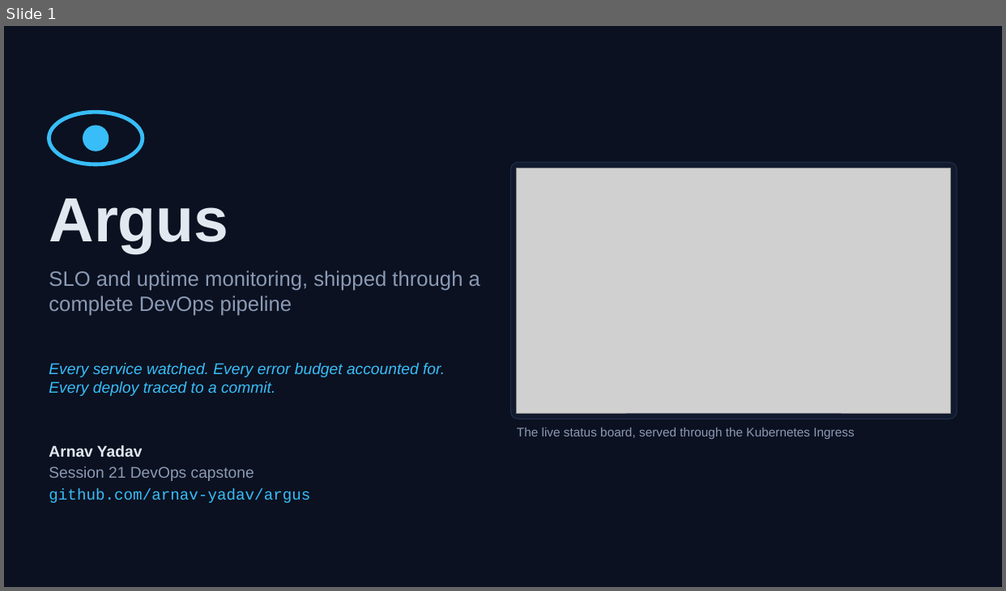
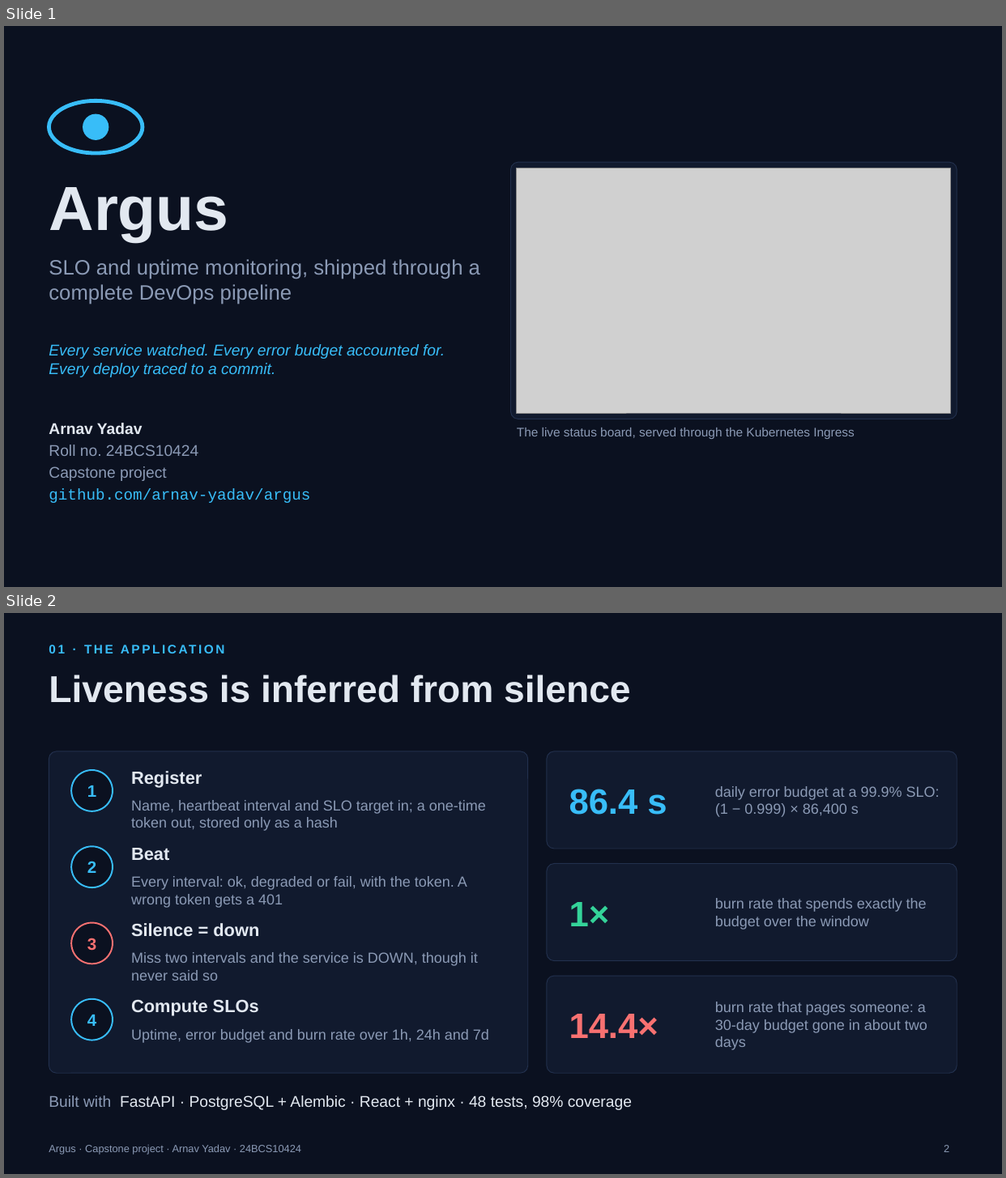
Before and after one commit to arnav-yadav/argus, a slide deck: docs/Argus-presentation.pptx. Shown one above the other, each under a label of ours: slide 1 before the commit, slides 1 and 2 after it. The pictures are 1006x591 and 1006x1178 pixels, drawn with LibreOffice and Linux fonts; fonts in the diff are those of the drawing; grey boxes stand for pictures. Boxes give left, top, right and bottom in pixels: in the first picture for what was removed or moved away, otherwise in the second. Text is boxed around its words. In the diff, an @@ line names an element or a change of style, - is before the commit and + after.

Commit message:
Cut the presentation to seven slides
Sixteen slides was more than a presentation slot allows. The deck now covers the same
delivery chain in seven: the app, the chain, build and ship, run, observe, and the live
demo. It names the project as a capstone with the author's roll number.

```diff
--- a/docs/Argus-presentation.pptx
+++ b/docs/Argus-presentation.pptx
@@ slide 2 added at [4,613,1002,1174], background #0B1120 @@
@@ title added at [49,675,631,703], 36 pt, text #E2E8F0, bold @@
+Liveness is inferred from silence
@@ rounded rectangle added at [49,752,528,1073], fill #111A2E, outline #22304D 0.75 pt @@
@@ rounded rectangle added at [547,752,957,849], fill #111A2E, outline #22304D 0.75 pt @@
@@ ellipse added at [71,770,113,811], fill #0B1120, outline #38BDF8 1.5 pt @@
@@ text added at [131,771,202,787], 17 pt, text #E2E8F0, bold @@
+Register
@@ text added at [87,786,96,797], 16 pt, text #38BDF8, bold @@
+1
@@ text added at [131,800,486,831], 14 pt, text #8B9AB5 @@
+Name, heartbeat interval and SLO target in; a one-time token out, stored only as a hash
@@ text added at [569,789,667,815], 34 pt, text #38BDF8, bold @@
+86.4 s
@@ text added at [715,786,940,817], 14 pt, text #8B9AB5 @@
+daily error budget at a 99.9% SLO: (1 − 0.999) × 86,400 s
@@ ellipse added at [71,846,113,888], fill #0B1120, outline #38BDF8 1.5 pt @@
@@ text added at [131,848,169,860], 17 pt, text #E2E8F0, bold @@
+Beat
@@ text added at [87,861,96,873], 16 pt, text #38BDF8, bold @@
+2
@@ text added at [131,876,467,908], 14 pt, text #8B9AB5 @@
+Every interval: ok, degraded or fail, with the token. A wrong token gets a 401
@@ rounded rectangle added at [547,864,957,961], fill #111A2E, outline #22304D 0.75 pt @@
@@ text added at [569,902,610,926], 34 pt, text #34D399, bold @@
+1×
@@ text added at [715,898,902,930], 14 pt, text #8B9AB5 @@
+burn rate that spends exactly the budget over the window
@@ text added at [906,898,927,909], 12 pt, text #38BDF8, bold @@
+01 · THE APPLICATION
@@ ellipse added at [71,923,113,964], fill #0B1120, outline #F87171 1.5 pt @@
@@ text added at [131,923,259,937], 17 pt, text #E2E8F0, bold @@
+Silence = down
@@ text added at [87,938,96,951], 16 pt, text #F87171, bold @@
+3
@@ text added at [131,952,478,981], 14 pt, text #8B9AB5 @@
+Miss two intervals and the service is DOWN, though it never said so
@@ rounded rectangle added at [547,976,957,1073], fill #111A2E, outline #22304D 0.75 pt @@
@@ ellipse added at [71,999,113,1041], fill #0B1120, outline #38BDF8 1.5 pt @@
@@ text added at [131,999,259,1016], 17 pt, text #E2E8F0, bold @@
+Compute SLOs
@@ text added at [87,1015,96,1026], 16 pt, text #38BDF8, bold @@
+4
@@ text added at [569,1014,658,1038], 34 pt, text #F87171, bold @@
+14.4×
@@ text added at [715,1002,927,1050], 14 pt, text #8B9AB5 @@
+burn rate that pages someone: a 30-day budget gone in about two days
@@ text added at [131,1029,489,1043], 14 pt, text #8B9AB5 @@
+Uptime, error budget and burn rate over 1h, 24h and 7d
@@ text added at [49,1096,632,1110], 15 pt, text #E2E8F0 @@
+Built with FastAPI · PostgreSQL + Alembic · React + nginx · 48 tests, 98% coverage
@@ text added at [49,1144,301,1155], 10 pt, text #8B9AB5 @@
+Argus · Capstone project · Arnav Yadav · 24BCS10424
@@ page number added at [944,1145,949,1152], 10 pt, text #8B9AB5 @@
+2
@@ slide 1 changed as well @@
@@ 2 texts, 2 ellipses: place and size @@
-2 texts, 2 ellipses at [49,112,480,316]
+2 texts, 2 ellipses at [49,101,480,305]
@@ text "Every service watched. Every error ...": place and size @@
-text "Every service watched. Every error ..." at [49,363,445,396]
+text "Every service watched. Every error ..." at [49,344,445,378]
@@ text "Arnav Yadav": place and size @@
-text "Arnav Yadav" at [49,446,310,503]
+text "Arnav Yadav" at [49,423,310,503]
@@ text at [49,445,198,481]: text changed @@
-Session 21 DevOps capstone
+Roll no. 24BCS10424
+Capstone project
```
Also in this commit, not shown: 3 other slides changed, 2 other slides added, 12 slides removed, 2 other files.
